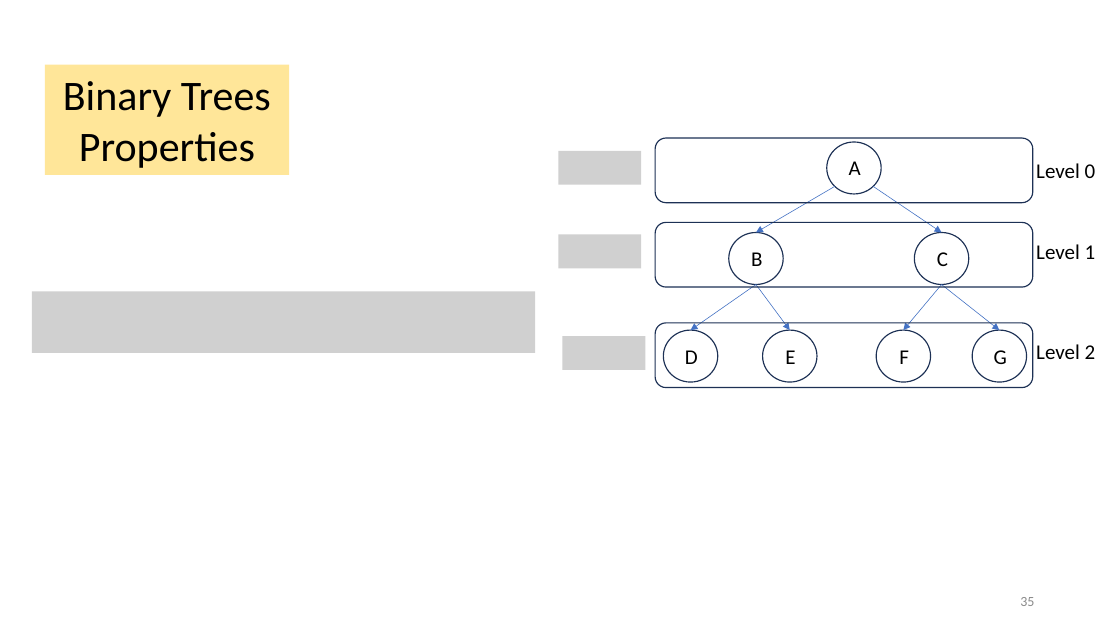
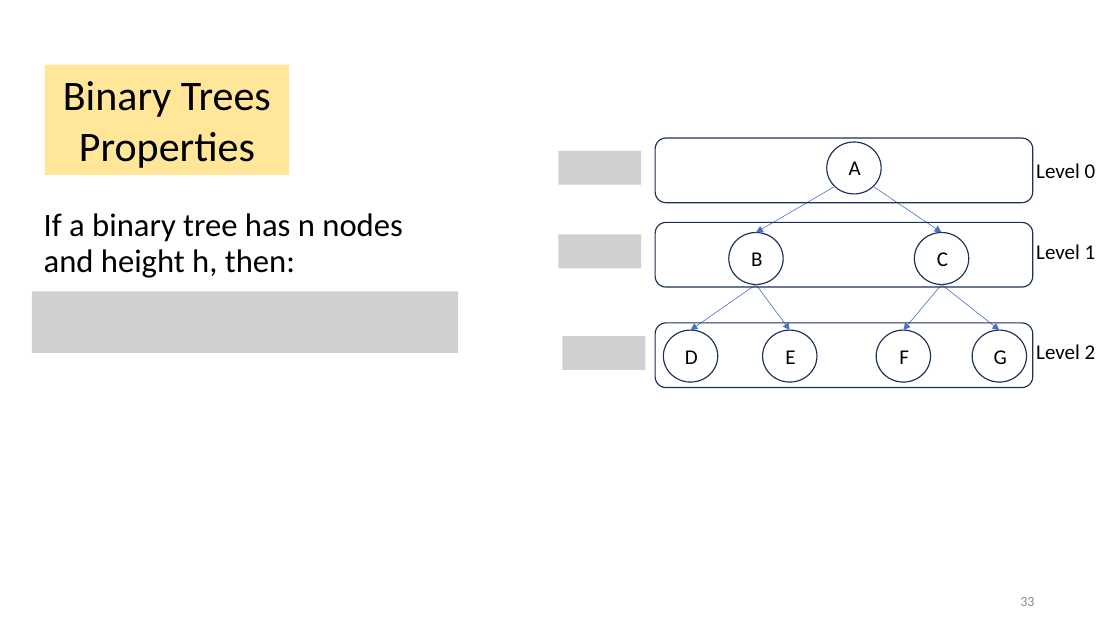
Before and after one commit to vinn03/cmpt225summer2023, a slide deck: slide 33 of lecture_notes/week6/week6_trees.pptx (slide 35 before the commit). Drawn at 1120x630 pixels with LibreOffice and Linux fonts; fonts in the diff are those of the drawing; grey boxes stand for pictures. Boxes give left, top, right and bottom in pixels: in the first picture for what was removed or moved away, otherwise in the second. Text is boxed around its words. In the diff, an @@ line names an element or a change of style, - is before the commit and + after.

```diff
--- a/lecture_notes/week6/week6_trees.pptx
+++ b/lecture_notes/week6/week6_trees.pptx
@@ text added at box(44, 213, 402, 278), 28 pt, text #000000 @@
+If a binary tree has n nodes and height h, then:
@@ picture: place and size @@
-picture at box(32, 292, 535, 354)
+picture at box(32, 292, 459, 354)
```
Also in this commit, not shown: 10 other slides changed, 2 slides removed, 1 other file.
